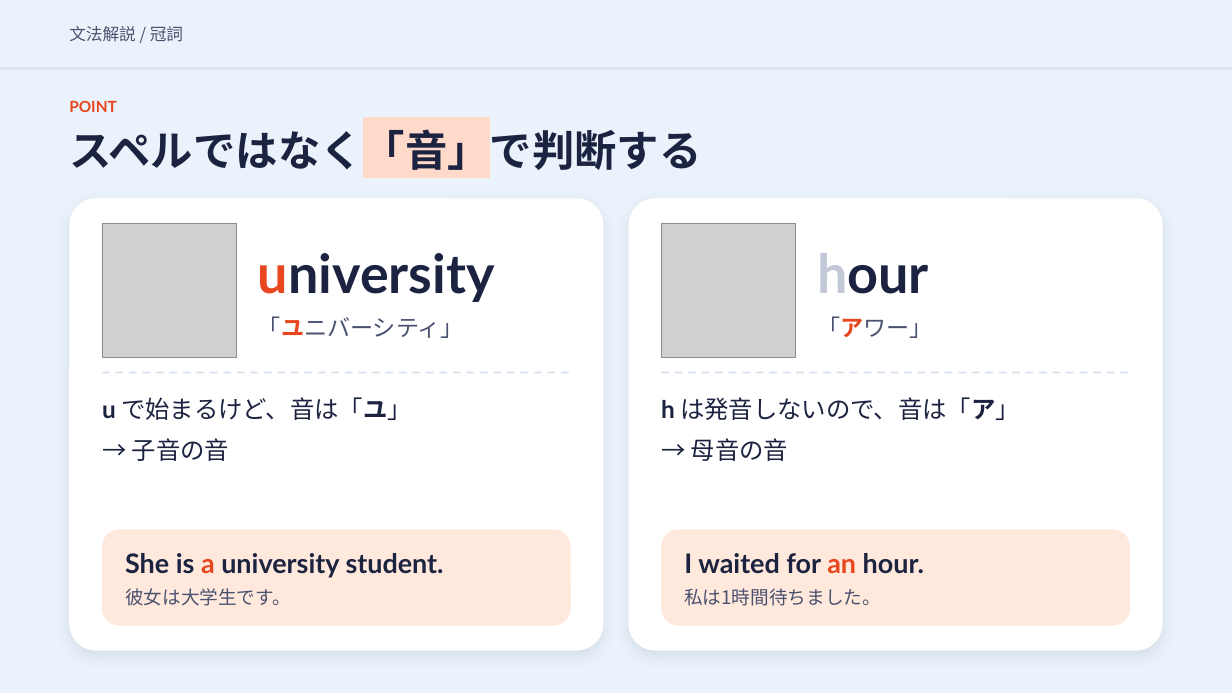
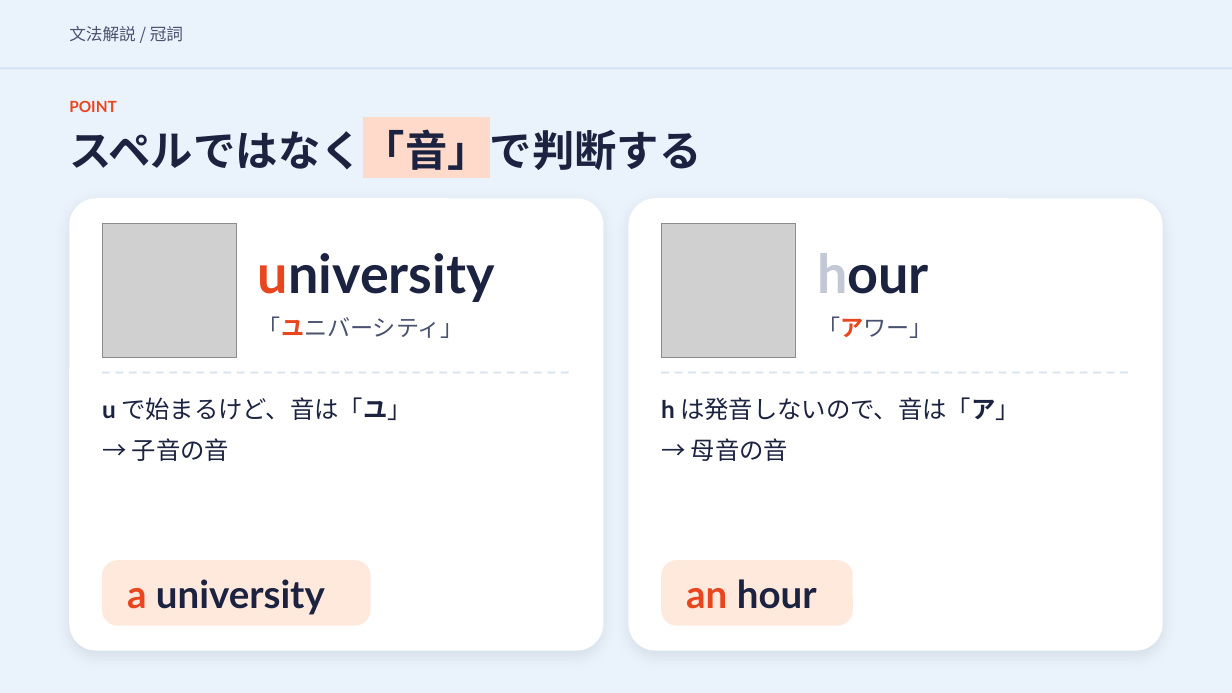
Before and after one commit to hinakajisaki-dev/hina-english, a slide deck: slide 8 of matome/a-the/a-the-slides.pptx. Drawn at 1232x693 pixels with LibreOffice and Linux fonts; fonts in the diff are those of the drawing; grey boxes stand for pictures. Boxes give left, top, right and bottom in pixels: in the first picture for what was removed or moved away, otherwise in the second. Text is boxed around its words. In the diff, an @@ line names an element or a change of style, - is before the commit and + after.

```diff
--- a/matome/a-the/a-the-slides.pptx
+++ b/matome/a-the/a-the-slides.pptx
@@ rounded rectangle resized from (x1=102, y1=530, x2=570, y2=626) to (x1=102, y1=560, x2=371, y2=626) @@
@@ rounded rectangle at (x1=102, y1=560, x2=371, y2=626): proportions changed @@
@@ rounded rectangle at (x1=662, y1=560, x2=853, y2=626): proportions changed @@
@@ rounded rectangle resized from (x1=662, y1=530, x2=1130, y2=626) to (x1=662, y1=560, x2=853, y2=626) @@
@@ text removed at (x1=125, y1=588, x2=291, y2=606) @@
-彼女は大学生です。
@@ text at (x1=127, y1=579, x2=325, y2=615): text changed; size 21 to 30 pt @@
-She is a university student.
+a university
@@ text removed at (x1=684, y1=588, x2=881, y2=606) @@
-私は1時間待ちました。
@@ text at (x1=686, y1=579, x2=817, y2=609): text changed; size 21 to 30 pt @@
-I waited for an hour.
+an hour
```
Also in this commit, not shown: 9 other slides changed, 4 other files.
